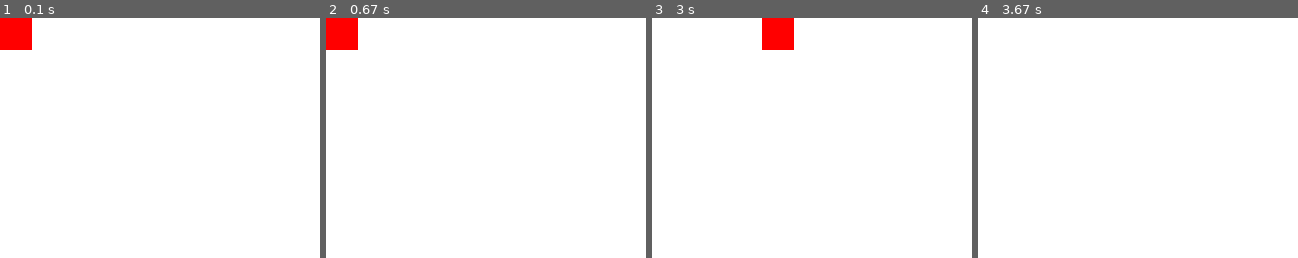
Above: before the commit, frames 1-4 (left to right).
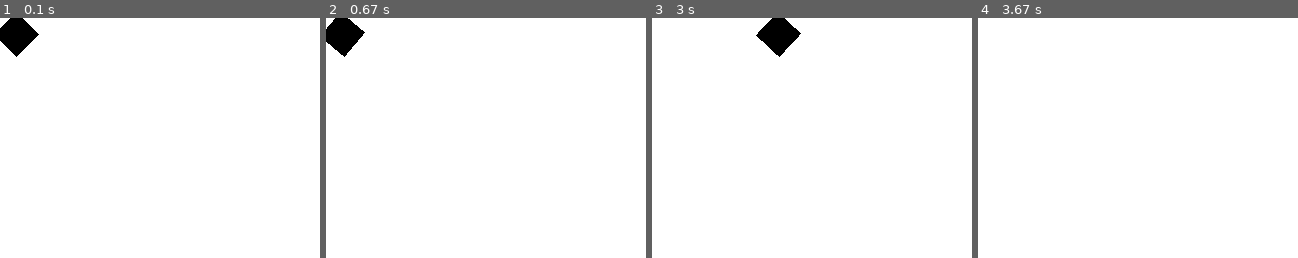
Above: after the commit, the same moments.

Repository: 7projected/pygame-game
Game: pygame game, started from main.py
The game is run twice, just before and just after one commit, with the same random seed, the same clock (stepped at 60 frames per second) and the same inputs.
Inputs (mouse positions are % of the whole screen's width and height, from its top left):
- Up to frame 1 (0.1 s): no input
- Up to frame 2 (0.67 s): press the mouse at (82, 47) at 0.37 s; move the mouse to (66, 52) at 0.47 s; release the mouse at (50, 56) at 0.6 s
- Up to frame 3 (3 s): hold D 0.67-1.13 s; click (26, 51) at 0.75 s; hold W 1.17-1.47 s; click (60, 72) at 1.25 s; hold S 2.57-2.87 s; hold A from 2.9 s (still down); click (87, 85) at 2.98 s
- Up to frame 4 (3.67 s): release A at 3.3 s; hold W from 3.33 s (still down); click (62, 59) at 3.42 s
The pictures show only the part of the screen within x 0-50%, y 0-50%; the shares and areas given below are measured in that part.

The runs differ from the first frame. In frame 1, 1.5% of the frame differs, in the area x 0-13%, y 0-17%; in frame 2, 1.5%; in frame 3, 1.5%, in the area x 32-47%, y 0-17%; in frame 4, nothing differs.

Commit message:
Added mouse buttons

Diff:
--- a/entities.py
+++ b/entities.py
@@ -1,4 +1,4 @@
-import pygame, input_manager, sprite_manager
+import pygame, input_manager, sprite_manager, math_functions, math
 
 class Entity(pygame.Rect):
     def __init__(self, pos_x, pos_y, width, height):
@@ -64,16 +64,24 @@
     def __init__(self, pos_x:float, pos_y:float, width:int, height:int, speed:float):
         super().__init__(pos_x, pos_y, width, height)
         self.speed = speed
+        self.dash_speed = speed * 5
         self.size = [width, height]
+        self.rotation = 0
 
     def update(self, rect_list:list[pygame.Rect], input:input_manager.InputManager):
         input_dir = input.get_vector(pygame.K_a, pygame.K_d, pygame.K_w, pygame.K_s)
         self.velocity = [input_dir[0] * self.speed, input_dir[1] * self.speed]
-
         self.move_and_slide(rect_list)
 
+        mouse_dir = math_functions.normalize([input.mouse_pos[0] - self.centerx, input.mouse_pos[1] - self.centery])
+        # makes the rotation face the mouse dir
+        self.rotation = (180 / math.pi) * -math.atan2(mouse_dir[0], mouse_dir[1])
+
     def draw(self, surf:pygame.Surface, offset:list, sprite_m:sprite_manager.SpriteManager):
-        s = pygame.Surface(self.size)
-        s.fill([255,0,0])
-        p = [self.centerx - (s.get_width()/2), self.centery - (s.get_height()/2)]
-        surf.blit(s, [p[0] + offset[0], p[1] + offset[1]])
+        sprite = pygame.Surface(self.size).convert_alpha()
+        sprite.fill([0, 0, 0, 0])
+        pygame.draw.rect(sprite, [0, 0, 0], [0, 0, self.size[0], self.size[1]])
+
+        rotated_sprite = pygame.transform.rotate(sprite, int(-self.rotation))
+        draw_position = rotated_sprite.get_rect(center = sprite.get_rect(topleft = self.topleft).center)
+        surf.blit(rotated_sprite, [draw_position[0] + offset[0], draw_position[1] + offset[1]])
--- a/input_manager.py
+++ b/input_manager.py
@@ -5,6 +5,12 @@
     def __init__(self, keyList:list[int]=[]):
         self.key_info_list = []
         self.key_state_list = []
+        self.mouse_pos = [0, 0]
+        self.mouse_button_amount = 3
+        self.mouse_buttons = []
+
+        for i in range(self.mouse_button_amount):
+            self.mouse_buttons.append(False)
 
         if keyList != []:
             self.add_key_list(keyList)
@@ -46,7 +52,13 @@
         return math_functions.normalize([x, y])
 
     def poll(self, event:pygame.event):
+        self.mouse_pos = pygame.mouse.get_pos()
+
         if event.type == pygame.KEYDOWN or event.type == pygame.KEYUP:
             for i, num in enumerate(self.key_info_list):
                 if num == event.key:
                     self.key_state_list[i] = (event.type == pygame.KEYDOWN)
+
+        elif event.type == pygame.MOUSEBUTTONDOWN or event.type == pygame.MOUSEBUTTONUP:
+            if event.button <= self.mouse_button_amount:
+                self.mouse_buttons[event.button-1] = (event.type == pygame.MOUSEBUTTONDOWN)
